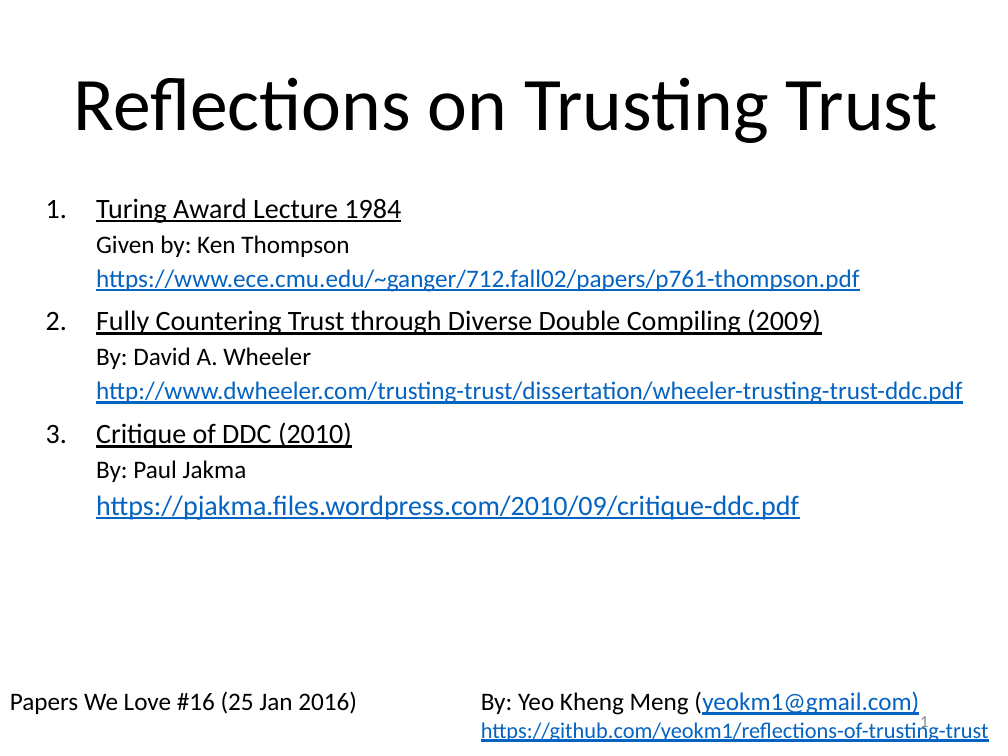
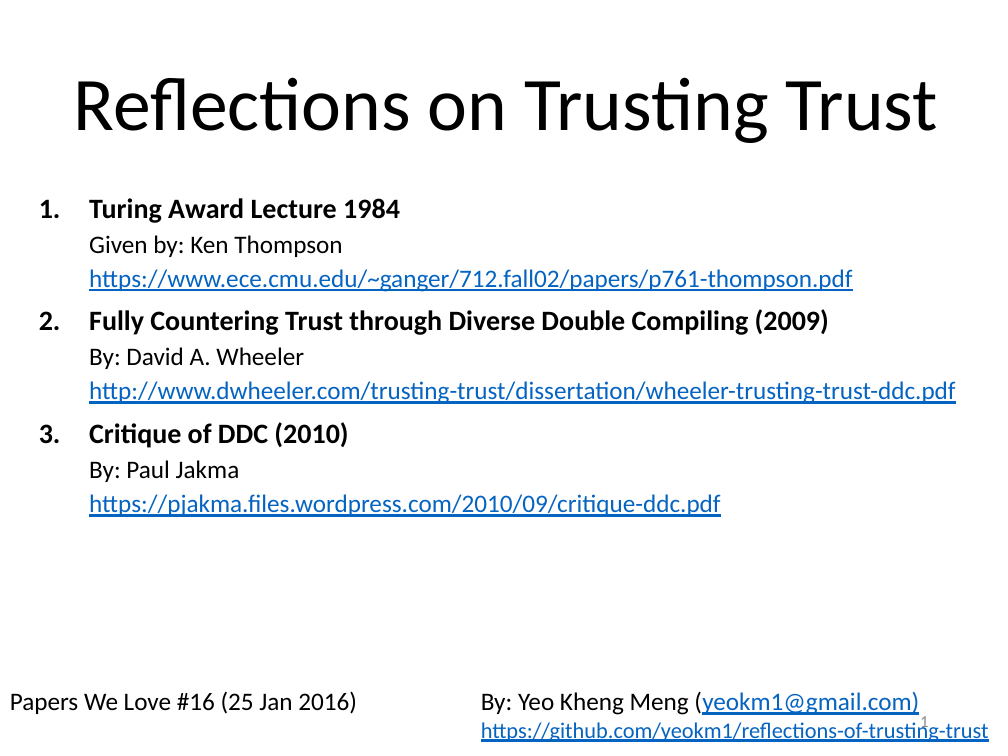
Before and after one commit to yeokm1/reflections-on-trusting-trust, a slide deck: slide 1 of reflections-of-reflecting-trust-slides.pptx. Drawn at 1008x756 pixels with LibreOffice and Linux fonts; fonts in the diff are those of the drawing. Boxes give left, top, right and bottom in pixels: in the first picture for what was removed or moved away, otherwise in the second. Text is boxed around its words. In the diff, an @@ line names an element or a change of style, - is before the commit and + after.

```diff
--- a/reflections-of-reflecting-trust-slides.pptx
+++ b/reflections-of-reflecting-trust-slides.pptx
@@ subtitle "Turing Award Lecture 1984": place and size @@
-subtitle "Turing Award Lecture 1984" at (96,198,962,520)
+subtitle "Turing Award Lecture 1984" at (89,198,955,517)
@@ subtitle at (89,198,829,517): bold on, underline off in "Turing Award Lecture 1984", "Fully Countering Trust through Diverse Double Compiling ...", "Critique of DDC (2010)"; size 20 to 18 pt in "https://pjakma.files.wordpress.com/2010/09/critique-ddc.pdf" @@
```
Also in this commit, not shown: 4 other slides changed.
